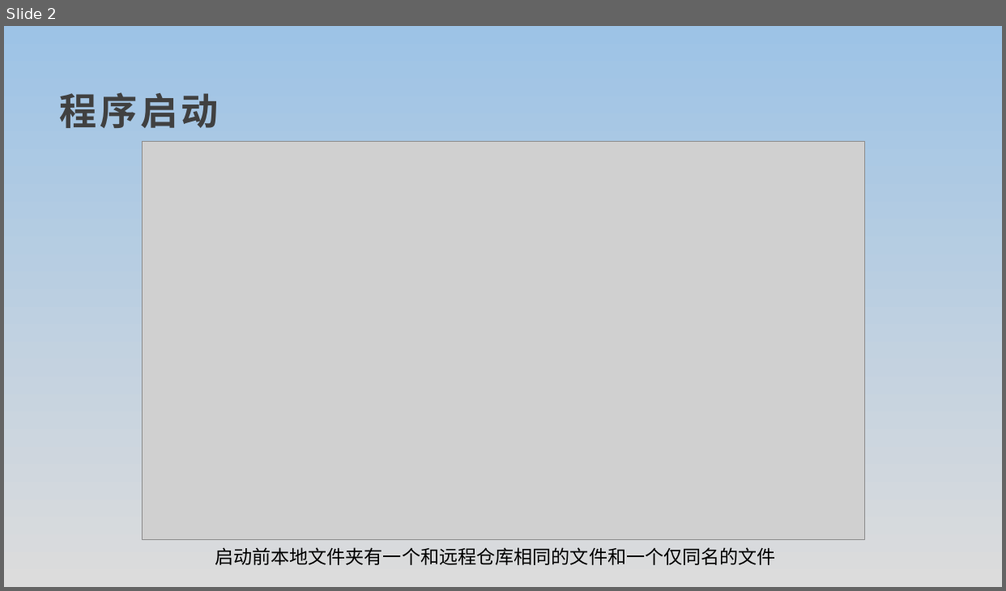
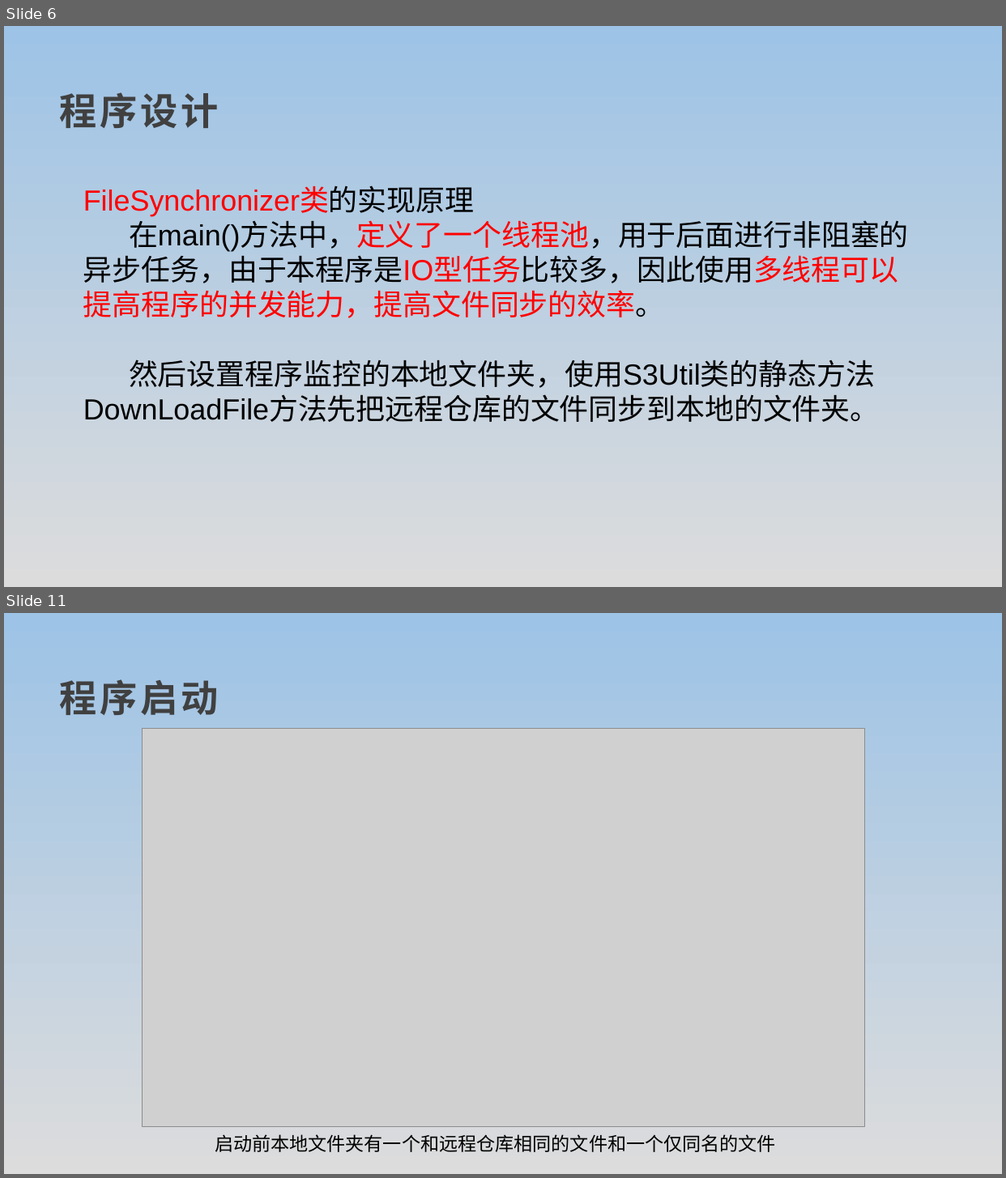
Before and after one commit to Tencin1202/2021-Big-data-development, a slide deck: 大数据怎么存？/文件同步器使用展示.pptx. Shown one above the other, each under a label of ours: slide 2 before the commit, slides 6 and 11 after it; the slides between them are not shown. The pictures are 1006x591 and 1006x1178 pixels, drawn with LibreOffice and Linux fonts; fonts in the diff are those of the drawing; grey boxes stand for pictures. Boxes give left, top, right and bottom in pixels: in the first picture for what was removed or moved away, otherwise in the second. Text is boxed around its words. In the diff, an @@ line names an element or a change of style, - is before the commit and + after.

Commit message:
大数据怎么存，文件同步器

```diff
--- a/大数据怎么存？/文件同步器使用展示.pptx
+++ b/大数据怎么存？/文件同步器使用展示.pptx
@@ slide 6 added at box(4, 26, 1002, 587), background gradient #9DC3E6 to #DCDCDC @@
@@ text added at box(60, 92, 219, 128), 36 pt, text #404040, bold @@
+程序设计
@@ text added at box(83, 188, 909, 422), 28 pt, text #000000 @@
+FileSynchronizer类的实现原理
+在main()方法中，定义了一个线程池，用于后面进行非阻塞的异步任务，由于本程序是IO型任务比较多，因此使用多线程可以提高程序的并发能力，提高文件同步的效率。
+然后设置程序监控的本地文件夹，使用S3Util类的静态方法DownLoadFile方法先把远程仓库的文件同步到本地的文件夹。
@@ what was slide 2 is now slide 11 @@
```
Also in this commit, not shown: 1 slide changed, 8 other slides added.
